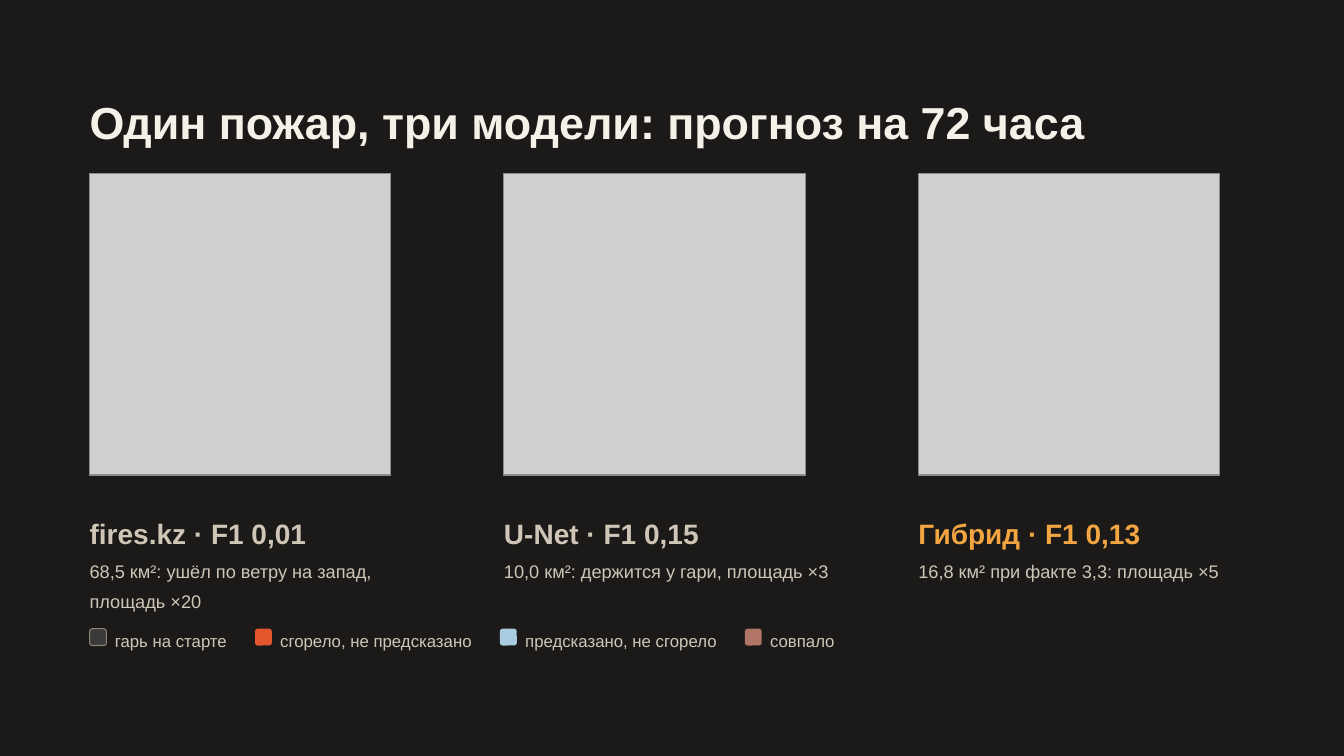
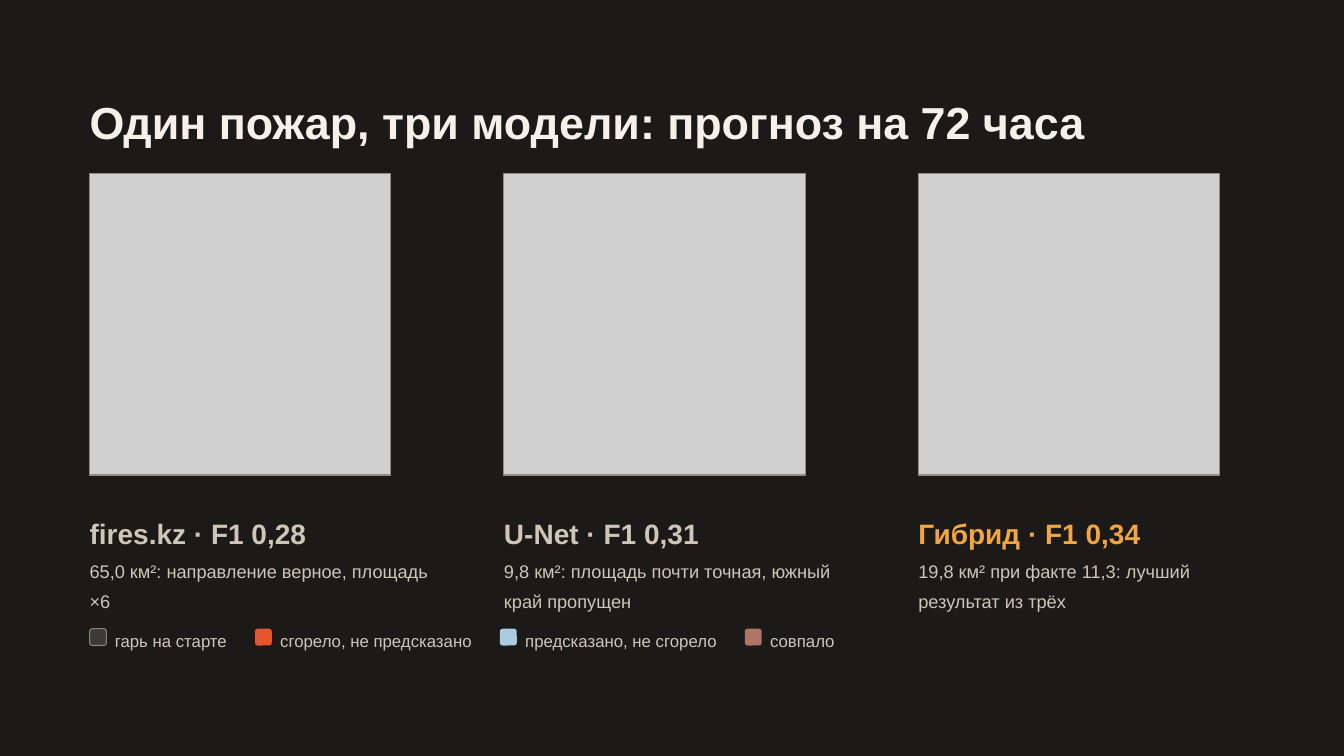
Before and after one commit to Bekabaev/fire_proj, a slide deck: slide 20 of presentation/pres_final_rev2.pptx. Drawn at 1344x756 pixels with LibreOffice and Linux fonts; fonts in the diff are those of the drawing; grey boxes stand for pictures. Boxes give left, top, right and bottom in pixels: in the first picture for what was removed or moved away, otherwise in the second. Text is boxed around its words. In the diff, an @@ line names an element or a change of style, - is before the commit and + after.

```diff
--- a/presentation/pres_final_rev2.pptx
+++ b/presentation/pres_final_rev2.pptx
@@ text at (90, 523, 305, 549): text changed @@
-fires.kz · F1 0,01
+fires.kz · F1 0,28
@@ text at (504, 524, 699, 549): text changed @@
-U-Net · F1 0,15
+U-Net · F1 0,31
@@ text at (918, 523, 1141, 549): text changed @@
-Гибрид · F1 0,13
+Гибрид · F1 0,34
@@ text at (90, 565, 428, 608): text changed @@
-68,5 км²: ушёл по ветру на запад, площадь ×20
+65,0 км²: направление верное, площадь ×6
@@ text at (504, 564, 831, 612): text changed @@
-10,0 км²: держится у гари, площадь ×3
+9,8 км²: площадь почти точная, южный край пропущен
@@ text at (918, 564, 1190, 612): text changed @@
-16,8 км² при факте 3,3: площадь ×5
+19,8 км² при факте 11,3: лучший результат из трёх
```
Also in this commit, not shown: 2 other slides changed, 1 other file.
